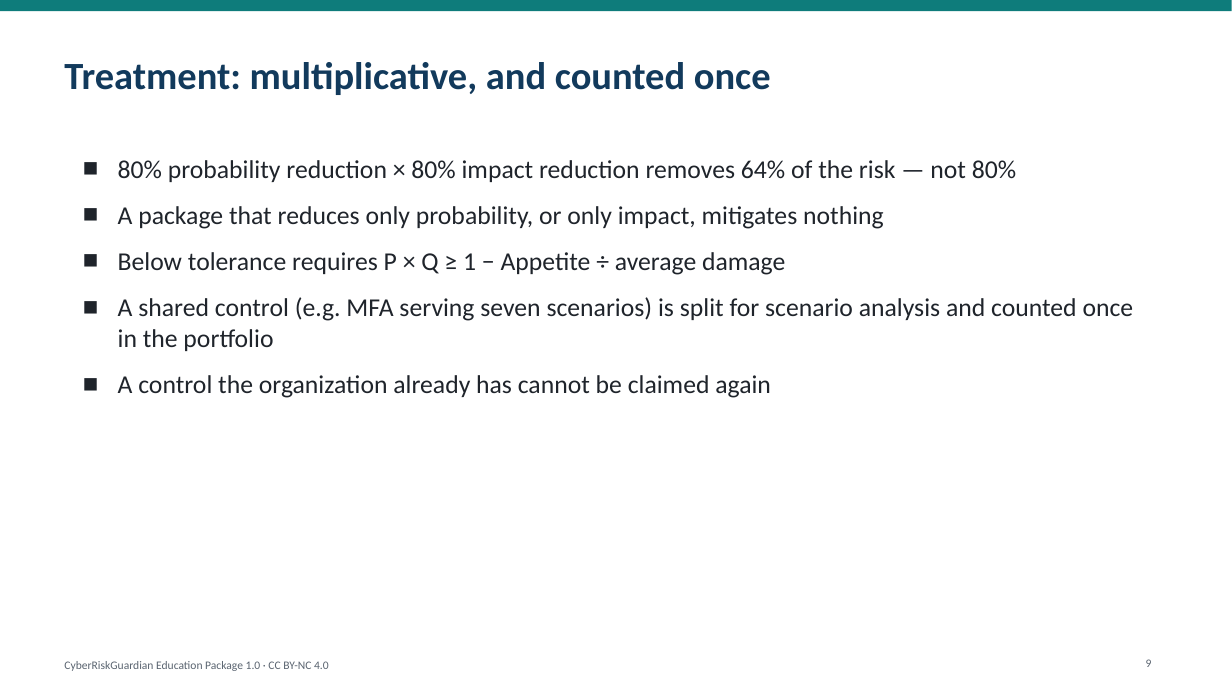
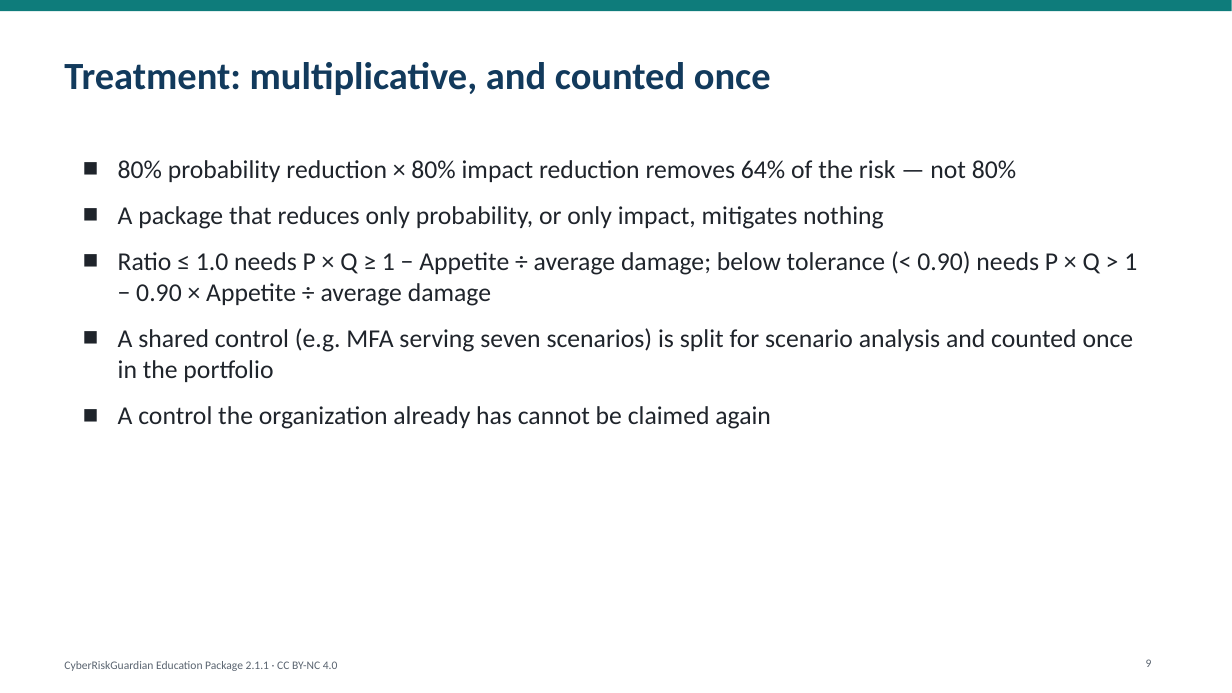
Before and after one commit to ITriskMgr/CyberRiskGuardian, a slide deck: slide 9 of education/slides/CRG_Intro_Deck_EN.pptx. Drawn at 1232x693 pixels with LibreOffice and Linux fonts; fonts in the diff are those of the drawing. Boxes give left, top, right and bottom in pixels: in the first picture for what was removed or moved away, otherwise in the second. Text is boxed around its words. In the diff, an @@ line names an element or a change of style, - is before the commit and + after.

```diff
--- a/education/slides/CRG_Intro_Deck_EN.pptx
+++ b/education/slides/CRG_Intro_Deck_EN.pptx
@@ text at box(118, 251, 1137, 306): text changed @@
-■ Below tolerance requires P × Q ≥ 1 − Appetite ÷ average damage
+■ Ratio ≤ 1.0 needs P × Q ≥ 1 − Appetite ÷ average damage; below tolerance (< 0.90) needs P × Q > 1 − 0.90 × Appetite ÷ average damage
@@ text at box(64, 661, 338, 671): text changed @@
-CyberRiskGuardian Education Package 1.0 · CC BY-NC 4.0
+CyberRiskGuardian Education Package 2.1.1 · CC BY-NC 4.0
```
Also in this commit, not shown: 15 other slides changed, 3 slides added, 29 other files.
